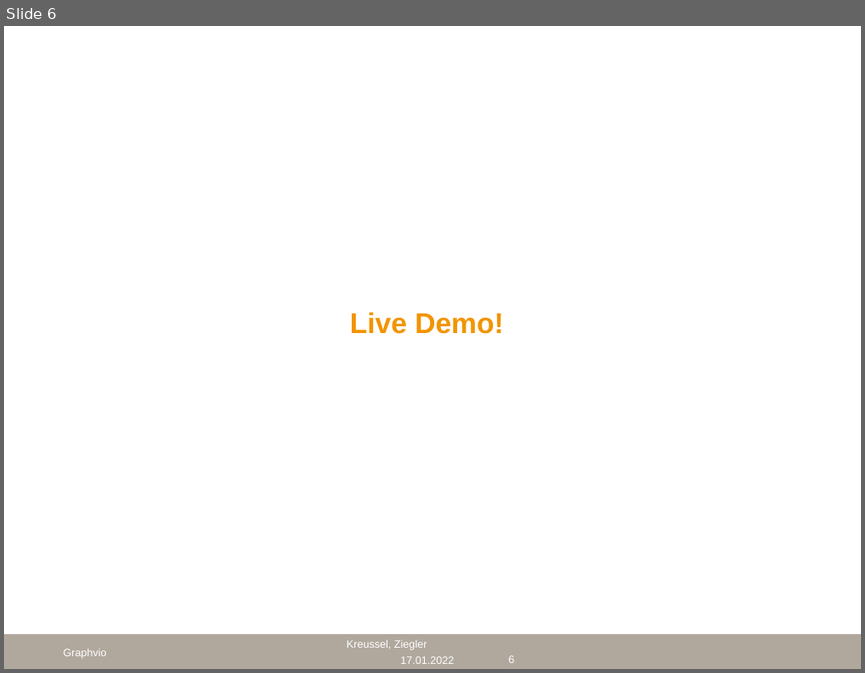
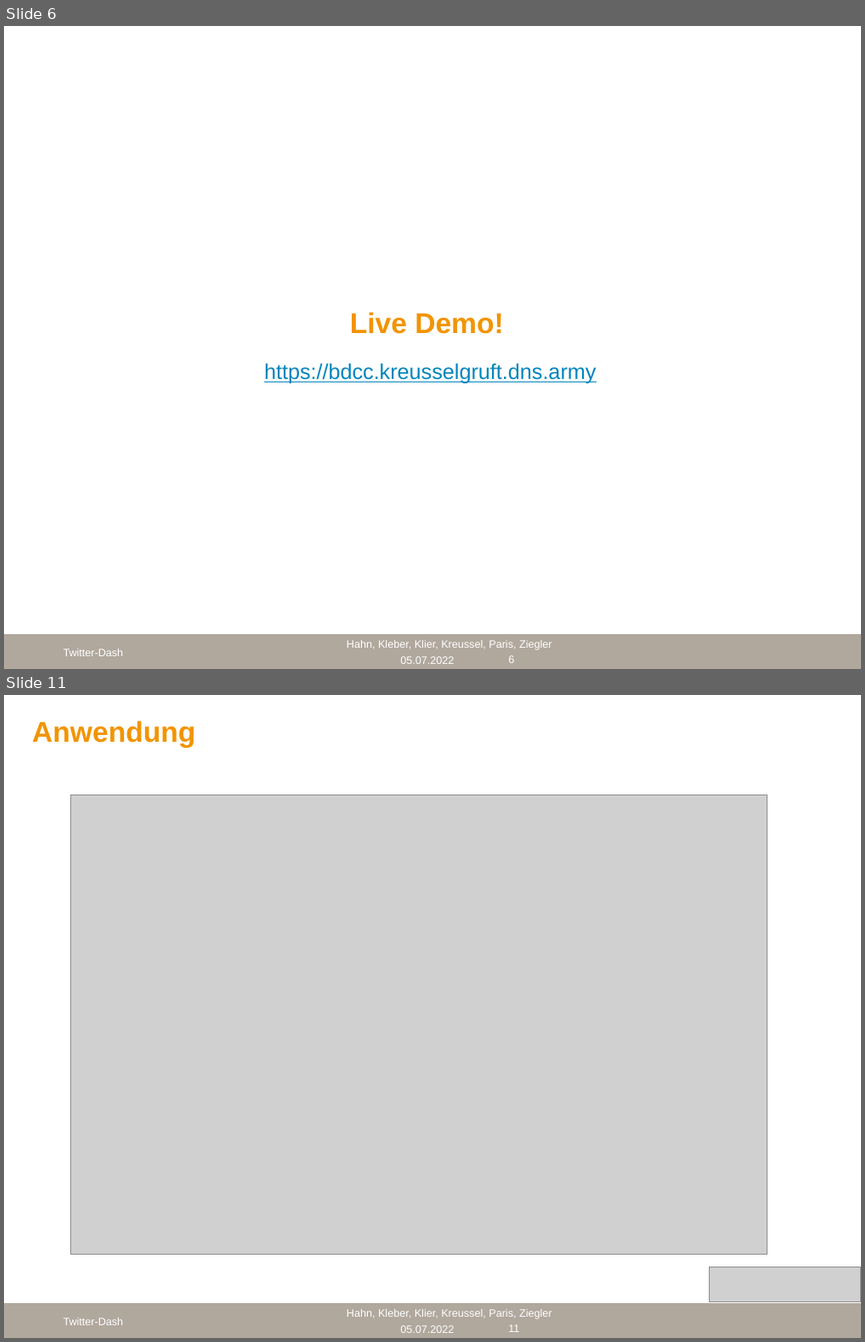
Before and after one commit to cyberlytics/TwitterDash, a slide deck: sys-doc/Technical Report/Abschlusspräsentation.pptx. Shown one above the other, each under a label of ours: slide 6 before the commit, slides 6 and 11 after it; the slides between them are not shown. The pictures are 865x673 and 865x1342 pixels, drawn with LibreOffice and Linux fonts; fonts in the diff are those of the drawing; grey boxes stand for pictures; background and template pictures are left out. Boxes give left, top, right and bottom in pixels: in the first picture for what was removed or moved away, otherwise in the second. Text is boxed around its words. In the diff, an @@ line names an element or a change of style, - is before the commit and + after.

```diff
--- a/sys-doc/Technical Report/Abschlusspräsentation.pptx
+++ b/sys-doc/Technical Report/Abschlusspräsentation.pptx
@@ slide 11 added at [4, 695, 861, 1338], background #FFFFFF; not listed: 1 template element that a slide beside it also shows @@
@@ title added at [32, 721, 195, 748], 24 pt, text #F29400, bold @@
+Anwendung
@@ picture added at [70, 795, 766, 1253] @@
@@ picture added at [710, 1266, 861, 1302] @@
@@ text added at [64, 1317, 124, 1325], 9 pt, text #FFFFFF @@
+Twitter-Dash
@@ text added at [347, 1309, 552, 1319], 9 pt, text #FFFFFF @@
+Hahn, Kleber, Klier, Kreussel, Paris, Ziegler
@@ text added at [400, 1325, 454, 1333], 9 pt, text #FFFFFF @@
+05.07.2022
@@ page number added at [508, 1324, 519, 1332], 9 pt, text #FFFFFF @@
+11
@@ slide 6 changed as well @@
@@ text added at [264, 363, 596, 384], 18 pt, text #0085BD, underline @@
+https://bdcc.kreusselgruft.dns.army
@@ text at [64, 648, 124, 656]: text changed @@
-Graphvio
+Twitter-Dash
@@ text at [347, 640, 552, 650]: text changed @@
-Kreussel, Ziegler
+Hahn, Kleber, Klier, Kreussel, Paris, Ziegler
@@ text at [400, 656, 454, 664]: text changed @@
-17.01.2022
+05.07.2022
```
Also in this commit, not shown: 5 other slides changed, 4 other slides added, 1 other file.
